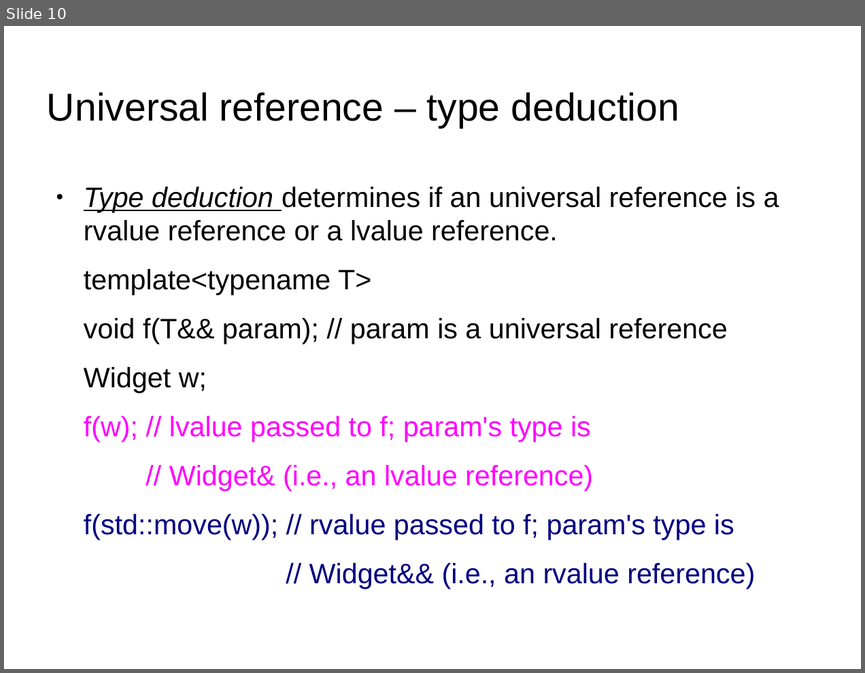
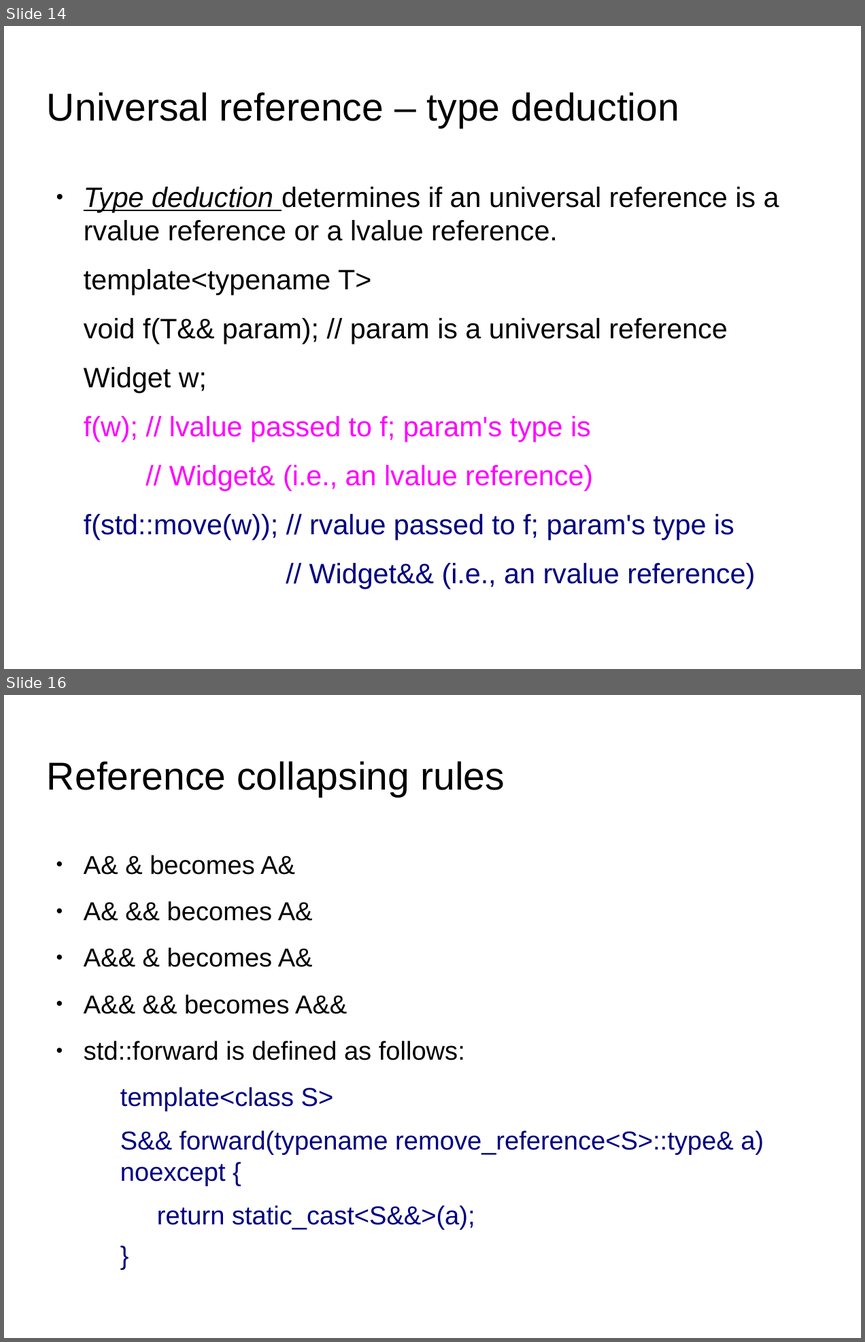
Before and after one commit to kks32/cpp-software-development, a slide deck: Ex16_Rvalue_Move_Semantics/Ex16_Rvalue_Move_Semantics.odp. Shown one above the other, each under a label of ours: slide 10 before the commit, slides 14 and 16 after it; the slides between them are not shown. The pictures are 865x673 and 865x1342 pixels, drawn with LibreOffice and Linux fonts; fonts in the diff are those of the drawing; background and template pictures are left out. Boxes give left, top, right and bottom in pixels: in the first picture for what was removed or moved away, otherwise in the second. Text is boxed around its words. In the diff, an @@ line names an element or a change of style, - is before the commit and + after.

Commit message:
Ex16 Perfect forwarding

```diff
--- a/Ex16_Rvalue_Move_Semantics/Ex16_Rvalue_Move_Semantics.odp
+++ b/Ex16_Rvalue_Move_Semantics/Ex16_Rvalue_Move_Semantics.odp
@@ slide 16 added at <box>4,695,861,1338</box>, background picture (left out) @@
@@ title added at <box>47,761,504,797</box>, 36 pt, text #000000 @@
+Reference collapsing rules
@@ text added at <box>84,855,764,1229</box>, 24.1 pt, text #000080 @@
+● A& & becomes A&
+● A& && becomes A&
+● A&& & becomes A&
+● A&& && becomes A&&
+● std::forward is defined as follows:
+  template<class S>
+  S&& forward(typename remove_reference<S>::type& a) noexcept {
+    return static_cast<S&&>(a);
+  }
@@ what was slide 10 is now slide 14 @@
```
Also in this commit, not shown: 8 other slides added, 1 slide removed, 2 other files.
